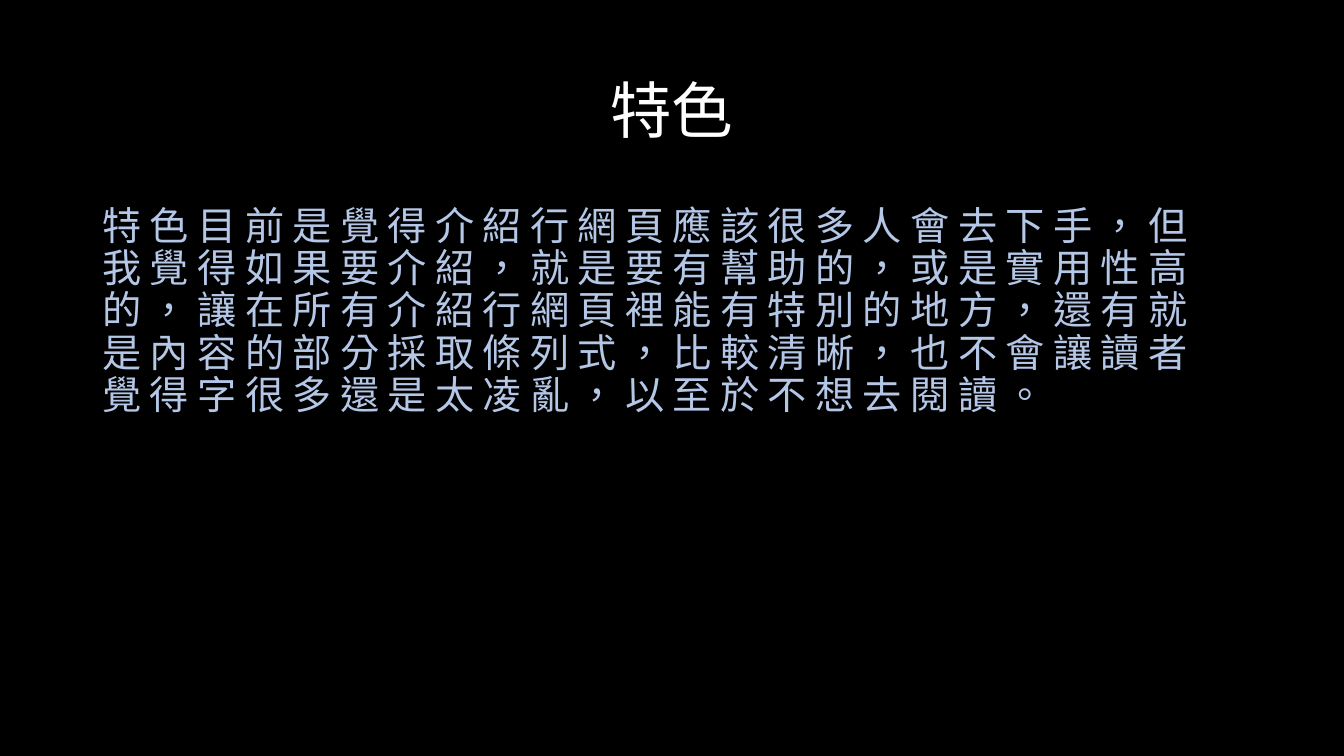
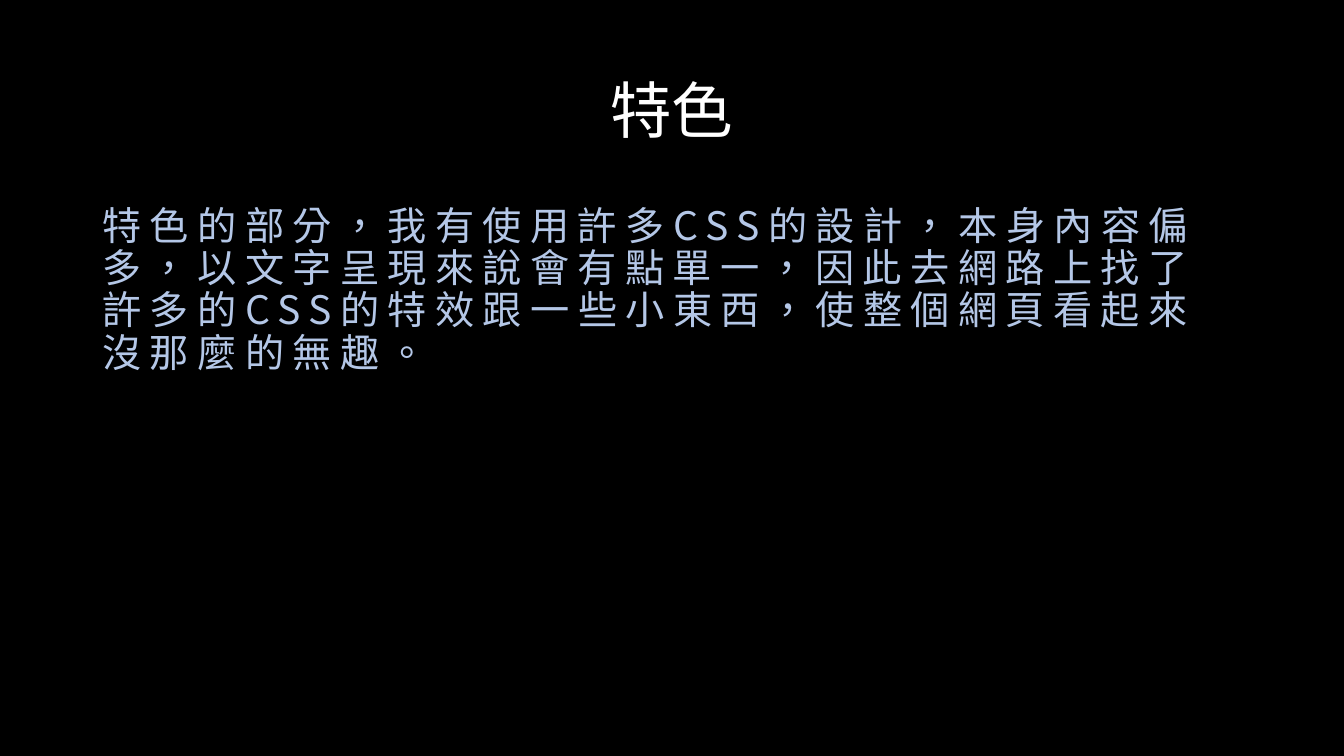
Before and after one commit to 00757107/00757107.github.io, a slide deck: slide 5 of hung/project.pptx. Drawn at 1344x756 pixels with LibreOffice and Linux fonts; fonts in the diff are those of the drawing. Boxes give left, top, right and bottom in pixels: in the first picture for what was removed or moved away, otherwise in the second. Text is boxed around its words. In the diff, an @@ line names an element or a change of style, - is before the commit and + after.

```diff
--- a/hung/project.pptx
+++ b/hung/project.pptx
@@ text at <box>102,207,1187,370</box>: text changed @@
-特色目前是覺得介紹行網頁應該很多人會去下手，但我覺得如果要介紹，就是要有幫助的，或是實用性高的，讓在所有介紹行網頁裡能有特別的地方，還有就是內容的部分採取條列式，比較清晰，也不會讓讀者覺得字很多還是太凌亂，以至於不想去閱讀。
+特色的部分，我有使用許多CSS的設計，本身內容偏多，以文字呈現來說會有點單一，因此去網路上找了許多的CSS的特效跟一些小東西，使整個網頁看起來沒那麼的無趣。
```
Also in this commit, not shown: 2 other slides changed, 1 slide added, 1 slide removed.
